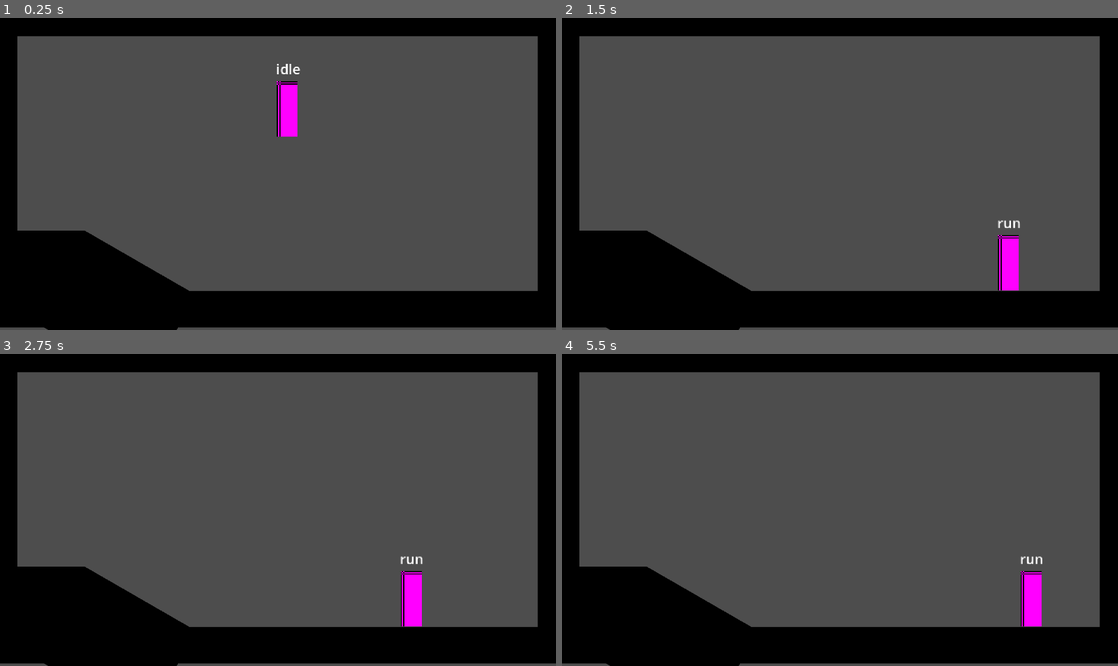
Above: before the commit, frames 1-4 (two rows, left to right).
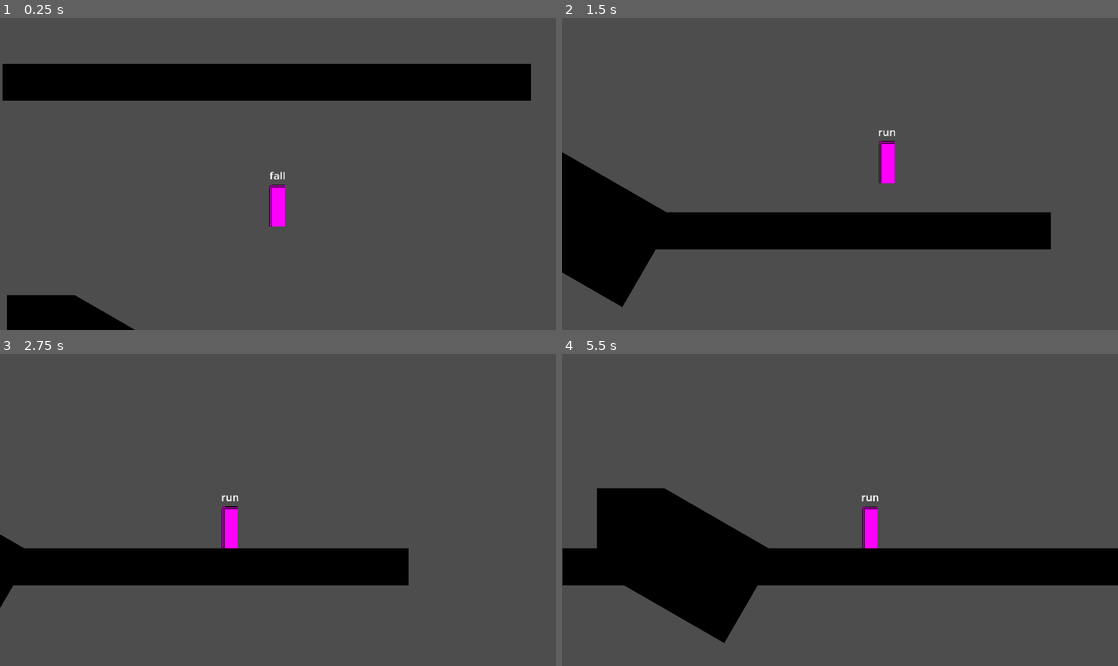
Above: after the commit, the same moments.

Repository: Mo1Noop/2d_toutrial
Game: Godot game, scene res://playGround.tscn
The game is run twice, just before and just after one commit, with the same random seed, the same clock (stepped at 60 frames per second) and the same inputs. Before the commit the project starts from res://playGaraound.tscn.
Inputs:
- Up to frame 1 (0.25 s): no input
- Up to frame 2 (1.5 s): hold Z (jump) 0.53-1.28 s; hold Right (right) from 0.53 s (still down); tap Z (jump) at 1.35 s
- Up to frame 3 (2.75 s): tap Z (jump) at 1.52, 1.82 s; release Right (right) at 2.03 s; hold Left (left) from 2.03 s (still down); hold Z (jump) from 2.03 s (still down)
- Up to frame 4 (5.5 s): release Left (left) at 2.78 s; release Z (jump) at 2.78 s; hold Right (right) 2.78-4.28 s; tap Z (jump) at 2.85, 3.02, 3.32, 4.35, 4.52, 4.82 s; hold Z (jump) 3.53-4.28 s; hold Left (left) 4.28-5.03 s; hold Right (right) from 5.03 s (still down); hold Z (jump) from 5.03 s (still down)

The runs differ from the first frame. In frame 1, 37% of the frame differs, in the area x 0-100%, y 0-100%; in frame 2, 35%; in frame 3, 34%; in frame 4, 40%.

Commit message:
ep 3 homework
added jump and fall state and I made extra small platform

Diff:
--- a/playGaraound.tscn
+++ b/playGround.tscn
@@ -12,6 +12,8 @@
 
 [sub_resource type="RectangleShape2D" id="RectangleShape2D_y32ns"]
 size = Vector2(32, 32)
+
+[sub_resource type="WorldBoundaryShape2D" id="WorldBoundaryShape2D_ohfjk"]
 
 [node name="playGround" type="Node2D"]
 
@@ -28,8 +30,8 @@
 shape = SubResource("RectangleShape2D_y32ns")
 
 [node name="Sprite2D2" type="Sprite2D" parent="world"]
-position = Vector2(480, 111)
-scale = Vector2(1, 8)
+position = Vector2(-371, 157)
+scale = Vector2(1, 2.3124998)
 texture = SubResource("GradientTexture2D_wtcfe")
 
 [node name="StaticBody2D" type="StaticBody2D" parent="world/Sprite2D2"]
@@ -38,7 +40,8 @@
 shape = SubResource("RectangleShape2D_y32ns")
 
 [node name="Sprite2D3" type="Sprite2D" parent="world"]
-position = Vector2(-1, 116)
+position = Vector2(-196, 183)
+rotation = -1.5707964
 scale = Vector2(1, 8)
 texture = SubResource("GradientTexture2D_wtcfe")
 
@@ -80,5 +83,74 @@
 [node name="CollisionShape2D" type="CollisionShape2D" parent="world/Sprite2D6/StaticBody2D"]
 shape = SubResource("RectangleShape2D_y32ns")
 
+[node name="Sprite2D7" type="Sprite2D" parent="world"]
+position = Vector2(-456, 118.00001)
+scale = Vector2(1.65625, 2.3124998)
+texture = SubResource("GradientTexture2D_wtcfe")
+
+[node name="StaticBody2D" type="StaticBody2D" parent="world/Sprite2D7"]
+
+[node name="CollisionShape2D" type="CollisionShape2D" parent="world/Sprite2D7/StaticBody2D"]
+shape = SubResource("RectangleShape2D_y32ns")
+
+[node name="Sprite2D8" type="Sprite2D" parent="world"]
+position = Vector2(-552, 63.000008)
+scale = Vector2(1.65625, 2.3124998)
+texture = SubResource("GradientTexture2D_wtcfe")
+
+[node name="StaticBody2D" type="StaticBody2D" parent="world/Sprite2D8"]
+
+[node name="CollisionShape2D" type="CollisionShape2D" parent="world/Sprite2D8/StaticBody2D"]
+shape = SubResource("RectangleShape2D_y32ns")
+
+[node name="Sprite2D9" type="Sprite2D" parent="world"]
+position = Vector2(-402, -38)
+scale = Vector2(3.3593748, 0.6249996)
+texture = SubResource("GradientTexture2D_wtcfe")
+
+[node name="StaticBody2D" type="StaticBody2D" parent="world/Sprite2D9"]
+
+[node name="CollisionShape2D" type="CollisionShape2D" parent="world/Sprite2D9/StaticBody2D"]
+shape = SubResource("RectangleShape2D_y32ns")
+
+[node name="Sprite2D10" type="Sprite2D" parent="world"]
+position = Vector2(-206.00002, 22)
+scale = Vector2(3.3593748, 0.6249996)
+texture = SubResource("GradientTexture2D_wtcfe")
+
+[node name="StaticBody2D" type="StaticBody2D" parent="world/Sprite2D10"]
+
+[node name="CollisionShape2D" type="CollisionShape2D" parent="world/Sprite2D10/StaticBody2D"]
+shape = SubResource("RectangleShape2D_y32ns")
+
+[node name="Sprite2D11" type="Sprite2D" parent="world"]
+position = Vector2(-54, 15)
+scale = Vector2(1.0234379, 0.8437498)
+texture = SubResource("GradientTexture2D_wtcfe")
+
+[node name="StaticBody2D" type="StaticBody2D" parent="world/Sprite2D11"]
+
+[node name="CollisionShape2D" type="CollisionShape2D" parent="world/Sprite2D11/StaticBody2D"]
+shape = SubResource("RectangleShape2D_y32ns")
+
 [node name="Player" parent="." instance=ExtResource("1_ohfjk")]
 position = Vector2(248, 70)
+
+[node name="Camera2D" type="Camera2D" parent="Player"]
+position = Vector2(1, -26)
+position_smoothing_enabled = true
+position_smoothing_speed = 20.0
+drag_horizontal_enabled = true
+drag_vertical_enabled = true
+drag_left_margin = 0.15
+drag_top_margin = 0.1
+drag_right_margin = 0.15
+drag_bottom_margin = 0.1
+
+[node name="Area2D" type="Area2D" parent="."]
+position = Vector2(-46, 423)
+
+[node name="CollisionShape2D" type="CollisionShape2D" parent="Area2D"]
+shape = SubResource("WorldBoundaryShape2D_ohfjk")
+
+[connection signal="body_entered" from="Area2D" to="Player" method="_on_area_2d_body_entered"]
--- a/player/player.tscn
+++ b/player/player.tscn
@@ -13,16 +13,8 @@
 size = Vector2(18, 48)
 
 [node name="Player" type="CharacterBody2D"]
+scale = Vector2(0.7531878, 0.7531878)
 script = ExtResource("1_oul6g")
-
-[node name="Sprite2D" type="Sprite2D" parent="."]
-position = Vector2(0, -24)
-texture = SubResource("PlaceholderTexture2D_kqu6x")
-
-[node name="CollisionShape2D" type="CollisionShape2D" parent="."]
-position = Vector2(0, -24)
-shape = SubResource("RectangleShape2D_oul6g")
-debug_color = Color(0, 0.6, 0.69803923, 0.15686275)
 
 [node name="states" type="Node" parent="."]
 
@@ -39,7 +31,17 @@
 script = ExtResource("4_yw30f")
 
 [node name="fall" type="Node" parent="states"]
+unique_name_in_owner = true
 script = ExtResource("5_qjkh3")
+
+[node name="Sprite2D" type="Sprite2D" parent="."]
+position = Vector2(0, -24)
+texture = SubResource("PlaceholderTexture2D_kqu6x")
+
+[node name="CollisionShape2D" type="CollisionShape2D" parent="."]
+position = Vector2(0, -24)
+shape = SubResource("RectangleShape2D_oul6g")
+debug_color = Color(0, 0.6, 0.69803923, 0.15686275)
 
 [node name="Label" type="Label" parent="."]
 offset_left = -36.0
--- a/player/scripts/player.gd
+++ b/player/scripts/player.gd
@@ -2,6 +2,7 @@
 
 #region export var
 @export var move_speed : float = 150
+@export var jump_velocity : float = -425
 #endregion
 
 #region get states
@@ -15,6 +16,7 @@
 #region var
 var dirction : Vector2 = Vector2.ZERO
 var gravity : float = 980
+
 #endregion
 
 
@@ -79,5 +81,8 @@
 	var x_axis : float = Input.get_axis("left", "right")
 	var y_axis : float = Input.get_axis("up", "down")
 	dirction = Vector2(x_axis, y_axis)
+	pass
 
-	pass
+
+func _on_area_2d_body_entered(_body: Node2D) -> void:
+	get_tree().call_deferred("reload_current_scene")
--- a/player/states/00_player_states.gd
+++ b/player/states/00_player_states.gd
@@ -8,6 +8,7 @@
 @onready var idle: PlayerState_Idle = %idle
 @onready var run: PlayerState_Run = %run
 @onready var jump: PlayerState_jump = %jump
+@onready var fall: PlayerState_fall = %fall
 
 #endregion
 
--- a/player/states/fall.gd
+++ b/player/states/fall.gd
@@ -1 +1,17 @@
 class_name PlayerState_fall extends Player_state
+
+
+func enter() -> void:
+	player.velocity.y = lerp(player.velocity.y, 0.0, 0.7)
+	print("enter: ", name)
+	pass
+
+
+func physics_process(_delta: float) -> Player_state:
+	player.velocity.y += player.gravity * _delta
+	if player.is_on_floor():
+		if player.dirction.x == 0:
+			return idle
+	if player.dirction.x != 0:
+		return run
+	return next_state
--- a/player/states/idle.gd
+++ b/player/states/idle.gd
@@ -1,10 +1,4 @@
 class_name PlayerState_Idle extends Player_state
-
-
-
-func init() -> void:
-	print("init: ", name)
-	pass
 
 
 func enter() -> void:
@@ -18,12 +12,16 @@
 
 
 func handle_input(_event : InputEvent) -> Player_state:
+	if _event.is_action_pressed("jump") and player.is_on_floor():
+		return jump
 	return next_state
 
 
 func process(_delta: float) -> Player_state:
 	if player.dirction.x != 0:
 		return run
+	if !player.is_on_floor():
+		return fall
 	return next_state
 
 
--- a/player/states/jump.gd
+++ b/player/states/jump.gd
@@ -1,12 +1,10 @@
 class_name PlayerState_jump extends Player_state
 
-
-func init() -> void:
-	print("init: ", name)
-	pass
+var jump_timer : float = 0.0
 
 
 func enter() -> void:
+	jump_timer = 0.0
 	print("enter: ", name)
 	pass
 
@@ -17,14 +15,20 @@
 
 
 func handle_input(_event : InputEvent) -> Player_state:
+	if _event.is_action_released("jump"):
+		jump_timer = 0.0
+		return fall
 	return next_state
 
 
 func process(_delta: float) -> Player_state:
+	jump_timer += _delta
+	if jump_timer > 0.21:
+		return fall
 	return next_state
 
 
 func physics_process(_delta: float) -> Player_state:
-	if Input.is_action_just_pressed("jump") and player.is_on_floor():
-		player.velocity.y = -300
+	player.velocity.y = lerp(player.velocity.y, player.jump_velocity, 1)
+	#player.velocity.y = player.jump_velocity
 	return next_state
--- a/player/states/run.gd
+++ b/player/states/run.gd
@@ -1,9 +1,4 @@
 class_name PlayerState_Run extends Player_state
-
-
-func init() -> void:
-	print("init: ", name)
-	pass
 
 
 func enter() -> void:
@@ -17,6 +12,8 @@
 
 
 func handle_input(_event : InputEvent) -> Player_state:
+	if _event.is_action_pressed("jump") and player.is_on_floor():
+		return jump
 	return next_state
 
 
Not shown: 1 places in playGround.tscn that only renumber resources
